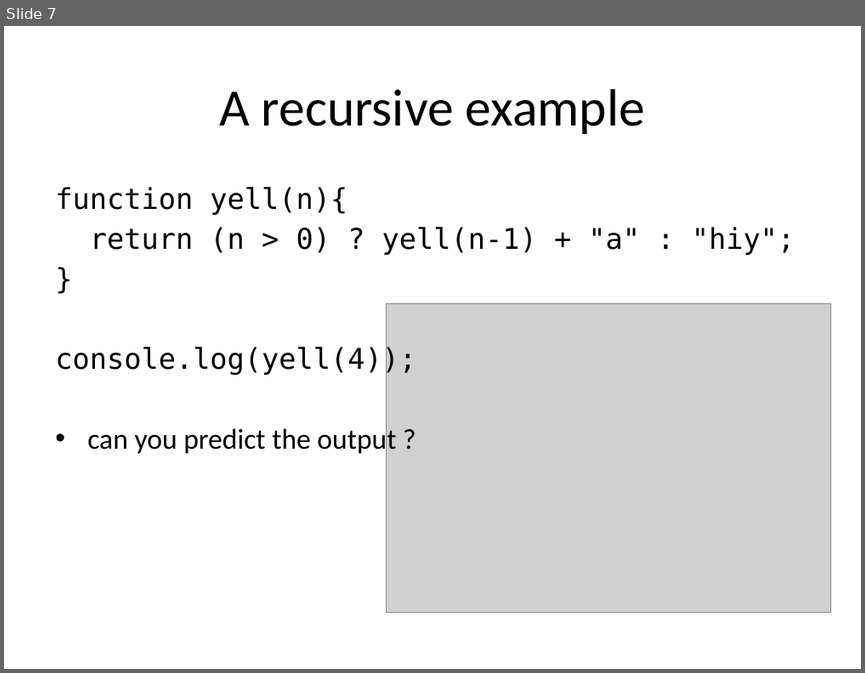
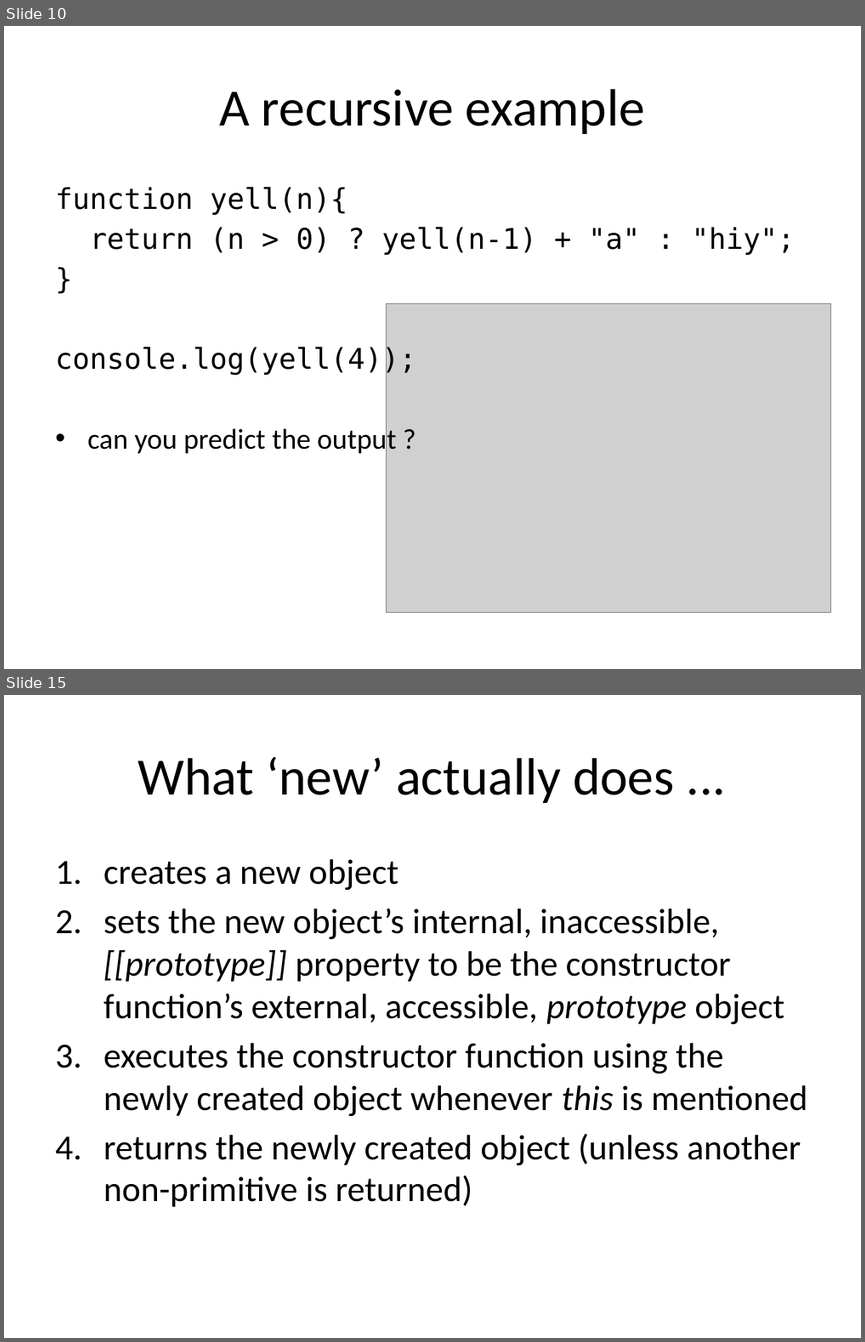
Before and after one commit to kimon-satan/SAEjavaScript, a slide deck: week8/slides/week8.pptx. Shown one above the other, each under a label of ours: slide 7 before the commit, slides 10 and 15 after it; the slides between them are not shown. The pictures are 865x673 and 865x1342 pixels, drawn with LibreOffice and Linux fonts; fonts in the diff are those of the drawing; grey boxes stand for pictures. Boxes give left, top, right and bottom in pixels: in the first picture for what was removed or moved away, otherwise in the second. Text is boxed around its words. In the diff, an @@ line names an element or a change of style, - is before the commit and + after.

```diff
--- a/week8/slides/week8.pptx
+++ b/week8/slides/week8.pptx
@@ slide 15 added at <box>4,695,861,1338</box>, background #FFFFFF @@
@@ title added at <box>138,756,674,803</box>, 44 pt, text #000000 @@
+What ‘new’ actually does ...
@@ text added at <box>103,859,807,1207</box>, 29.6 pt, text #000000 @@
+1. creates a new object
+2. sets the new object’s internal, inaccessible, [[prototype]] property to be the constructor function’s external, accessible, prototype object
+3. executes the constructor function using the newly created object whenever this is mentioned
+4. returns the newly created object (unless another non-primitive is returned)
@@ what was slide 7 is now slide 10 @@
```
Also in this commit, not shown: 5 slides changed, 9 other slides added, 1 slide removed.
